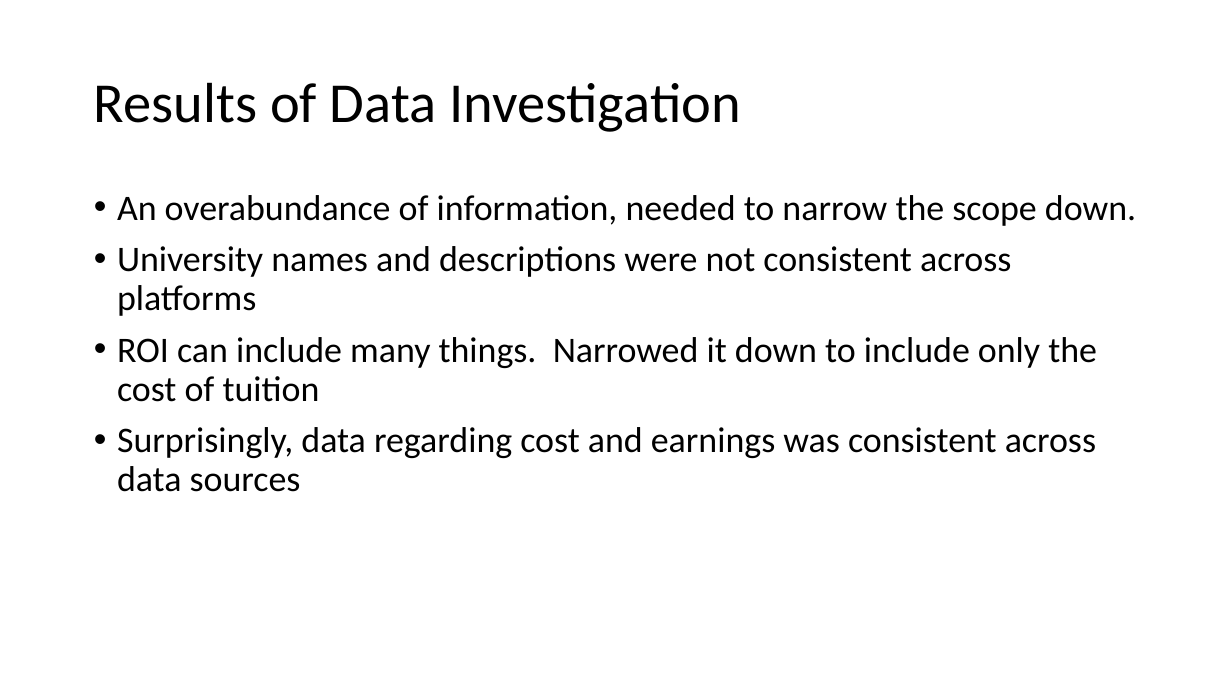
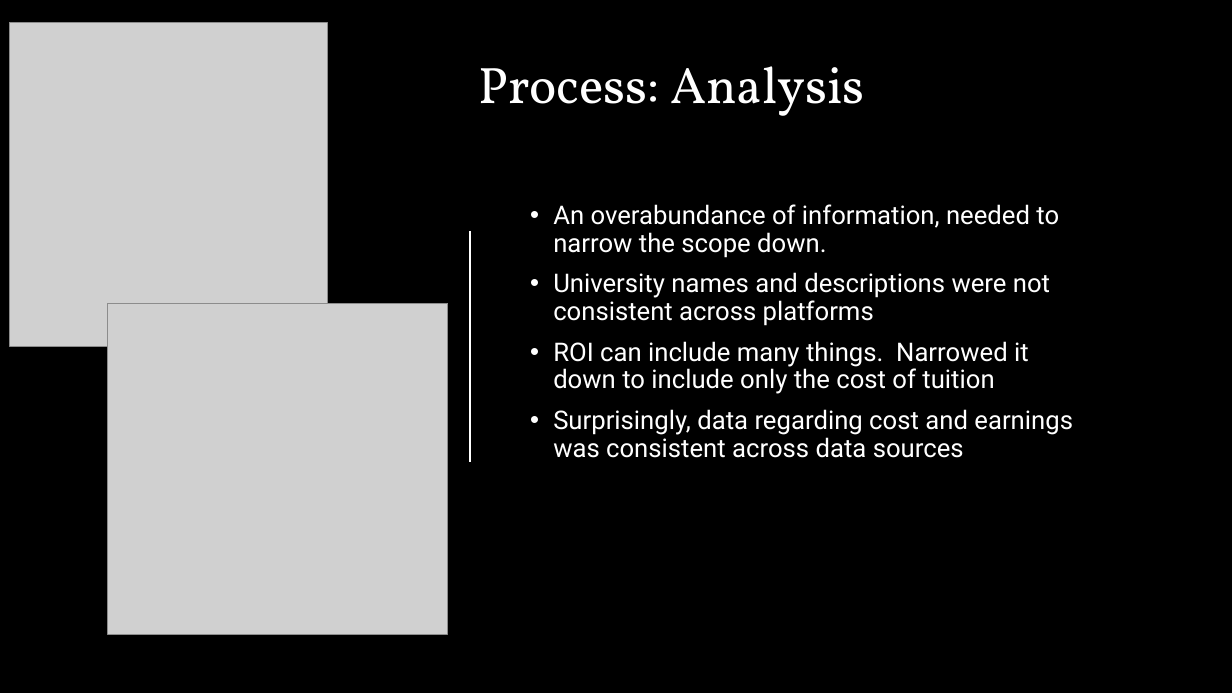
Before and after one commit to clkessler220/project-1-team-5, a slide deck: slide 7 of The Cost Benefit Analysis of Obtaining Postsecondary Eduction.pptx (slide 3 before the commit). Drawn at 1232x693 pixels with LibreOffice and Linux fonts; fonts in the diff are those of the drawing; grey boxes stand for pictures; background and template pictures are left out. Boxes give left, top, right and bottom in pixels: in the first picture for what was removed or moved away, otherwise in the second. Text is boxed around its words. In the diff, an @@ line names an element or a change of style, - is before the commit and + after.

```diff
--- a/The Cost Benefit Analysis of Obtaining Postsecondary Eduction.pptx
+++ b/The Cost Benefit Analysis of Obtaining Postsecondary Eduction.pptx
@@ background #FFFFFF to picture (left out) @@
@@ picture added at (10,23,328,347) @@
@@ title removed at (94,82,741,132) @@
-Results of Data Investigation
@@ title added at (478,66,865,116), 40 pt, text #FFFFFF @@
+Process: Analysis
@@ text "An overabundance of information, needed ...": place and size @@
-text "An overabundance of information, needed ..." at (117,195,1136,492)
+text "An overabundance of information, needed ..." at (553,204,1073,458)
@@ text "An overabundance of information, needed ..." at (553,204,1073,458): size 28 to 20 pt, font Calibri to Roboto, text colour #000000 to #FFFFFF; vertical alignment top to middle @@
@@ line added from (470, 231) to (470, 462), #FFFFFF 1.25 pt @@
@@ picture added at (108,303,448,634) @@
```
Also in this commit, not shown: 4 other slides changed, 5 slides added, 3 slides removed.
